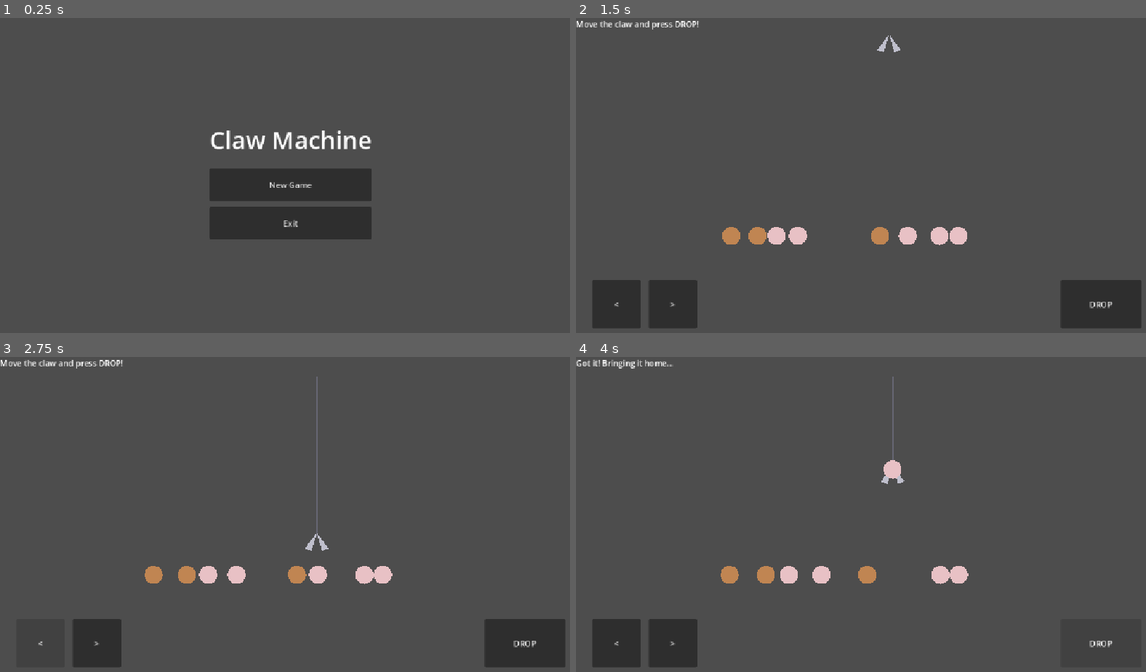
Above: before the commit, frames 1-4 (two rows, left to right).
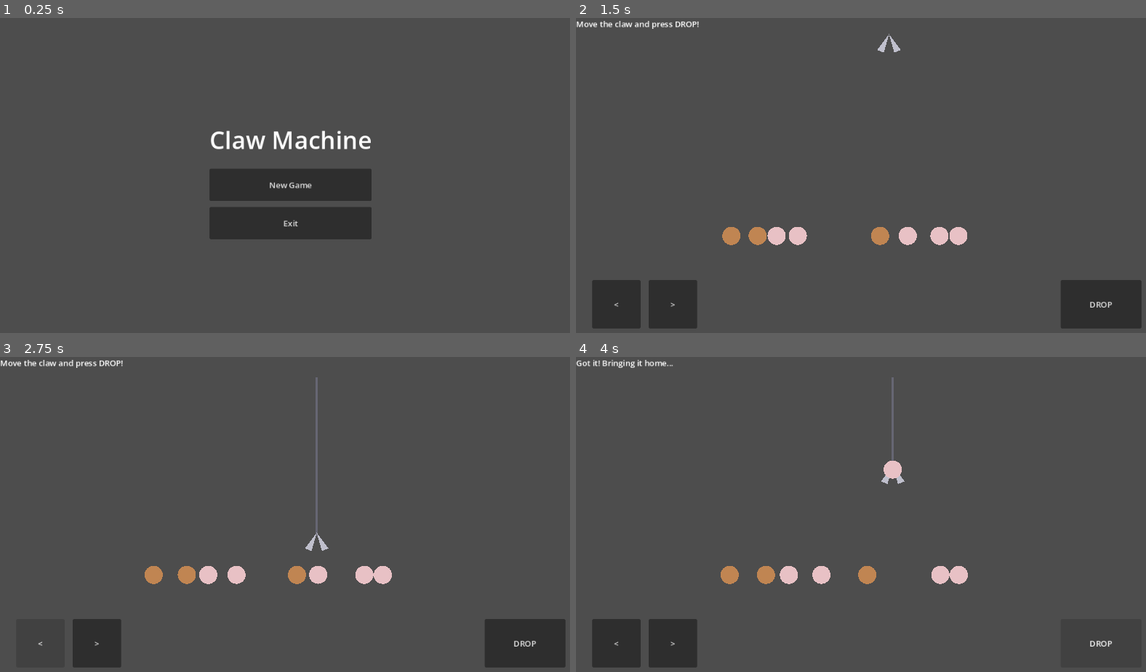
Above: after the commit, the same moments.

Repository: piwi-code/claw-machine
Game: Godot game, scene res://menu/main_menu.tscn
Same seed, same stepped clock (60 frames per second), same inputs: the game is played once before the commit and once after it.
Inputs:
- Up to frame 1 (0.25 s): no input
- Up to frame 2 (1.5 s): click "New Game" at 0.5 s; tap Enter at 1.25 s; hold Right from 1.28 s (still down)
- Up to frame 3 (2.75 s): tap Space at 1.52 s; release Right at 2 s; click "<" at 2 s
- Up to frame 4 (4 s): click ">" at 2.75 s; click "DROP" at 3.5 s

The runs differ from the first frame. In frame 1, 0.4% of the frame differs, in the area x 36-66%, y 35-67%; in frame 2, 0.3%; in frame 3, 0.4%; in frame 4, 0.3%.

Commit message:
Handle phone screens: rotate prompt, min window size, loading-bar fix
Three screen-shape fixes, verified in a web build at Pixel 9 dimensions:

- web/custom_shell.html: the loading bar was absolutely positioned at
  bottom 10% of the viewport, which landed on top of the splash image on
  landscape phones (the near-square splash fills the full height there).
  The bar is now a flex item BELOW the splash, which is capped at 80%
  height, so they can never overlap at any screen shape. Also adds a
  "turn your device sideways" hint shown via CSS while the page is
  portrait, covering the loading phase before the engine runs.

- autoload/screen_guard.gd (new autoload "ScreenGuard"): shows a cozy
  full-screen "Turn your device sideways!" overlay whenever the window
  is portrait-shaped and hides it again on rotate — needed on web where
  the orientation-lock API is unreliable, and it also covers a desktop
  window dragged taller than wide. On desktop it additionally enforces
  a 960x540 minimum window size (browsers/Android own their windows).

- project.godot: locks the Android app to sensor landscape
  (display/window/handheld/orientation=4), so the native build never
  needs the prompt at all.

Co-Authored-By: Claude Fable 5 <noreply@anthropic.com>
Claude-Session: https://claude.ai/code/session_01LJ35iGGHSSiWmASJiEutd1

Diff:
--- /dev/null
+++ b/autoload/screen_guard.gd
@@ -0,0 +1,87 @@
+extends Node
+## Autoload "ScreenGuard". Keeps the game presentable on every screen shape:
+##  - desktop: enforces a minimum window size so the layout can't be crushed
+##  - everywhere: shows a friendly "turn your device sideways" overlay while
+##    the window is portrait-shaped (a phone held upright, or a desktop
+##    window dragged taller than it is wide)
+##
+## The Android app never needs the overlay — it locks to landscape natively
+## via project.godot's display/window/handheld/orientation. On the web the
+## browser owns orientation (the lock API only works in fullscreen and iOS
+## ignores it), so a prompt is the honest option. The loading screen has its
+## own copy of this hint in web/custom_shell.html, for before the engine runs.
+
+const MIN_WINDOW_SIZE := Vector2i(960, 540)
+
+const BACKDROP_COLOR := Color("28222e")
+const PHONE_COLOR := Color("3d3547")
+const ACCENT_COLOR := Color("f2d5a0")
+
+var _overlay: CanvasLayer
+
+
+func _ready() -> void:
+	# Only desktop windows are ours to constrain — the browser and Android
+	# own their windows.
+	if not OS.has_feature("web") and not OS.has_feature("mobile"):
+		get_window().min_size = MIN_WINDOW_SIZE
+
+	_overlay = _build_overlay()
+	add_child(_overlay)
+	get_window().size_changed.connect(_update_overlay)
+	_update_overlay()
+
+
+func _update_overlay() -> void:
+	var size := get_window().size
+	_overlay.visible = size.x < size.y
+
+
+func _build_overlay() -> CanvasLayer:
+	# High layer so it covers any scene; the backdrop also swallows input so
+	# a portrait-squished game can't be mis-tapped behind it.
+	var layer := CanvasLayer.new()
+	layer.layer = 100
+
+	var backdrop := ColorRect.new()
+	backdrop.color = BACKDROP_COLOR
+	backdrop.set_anchors_and_offsets_preset(Control.PRESET_FULL_RECT)
+	layer.add_child(backdrop)
+
+	var center := CenterContainer.new()
+	center.set_anchors_and_offsets_preset(Control.PRESET_FULL_RECT)
+	backdrop.add_child(center)
+
+	var column := VBoxContainer.new()
+	column.alignment = BoxContainer.ALIGNMENT_CENTER
+	column.add_theme_constant_override("separation", 28)
+	center.add_child(column)
+
+	# A little landscape-phone pictogram, drawn with a StyleBox instead of an
+	# emoji so it renders identically on every platform/font.
+	var phone := Panel.new()
+	phone.custom_minimum_size = Vector2(150, 78)
+	phone.size_flags_horizontal = Control.SIZE_SHRINK_CENTER
+	var style := StyleBoxFlat.new()
+	style.bg_color = PHONE_COLOR
+	style.border_color = ACCENT_COLOR
+	style.set_border_width_all(4)
+	style.set_corner_radius_all(16)
+	phone.add_theme_stylebox_override("panel", style)
+	column.add_child(phone)
+
+	var title := Label.new()
+	title.text = "Turn your device sideways!"
+	title.horizontal_alignment = HORIZONTAL_ALIGNMENT_CENTER
+	title.add_theme_font_size_override("font_size", 30)
+	title.add_theme_color_override("font_color", ACCENT_COLOR)
+	column.add_child(title)
+
+	var subtitle := Label.new()
+	subtitle.text = "This game is wide, not tall :)"
+	subtitle.horizontal_alignment = HORIZONTAL_ALIGNMENT_CENTER
+	subtitle.add_theme_font_size_override("font_size", 18)
+	subtitle.add_theme_color_override("font_color", ACCENT_COLOR.darkened(0.25))
+	column.add_child(subtitle)
+
+	return layer
--- a/project.godot
+++ b/project.godot
@@ -22,9 +22,11 @@
 [autoload]
 
 GameState="*uid://dtcit4mxtnt0c"
+ScreenGuard="*res://autoload/screen_guard.gd"
 
 [display]
 
+window/handheld/orientation=4
 window/stretch/mode="canvas_items"
 window/stretch/aspect="expand"
 
Not shown, added: autoload/screen_guard.gd.uid
Not shown, changed: web/custom_shell.html
